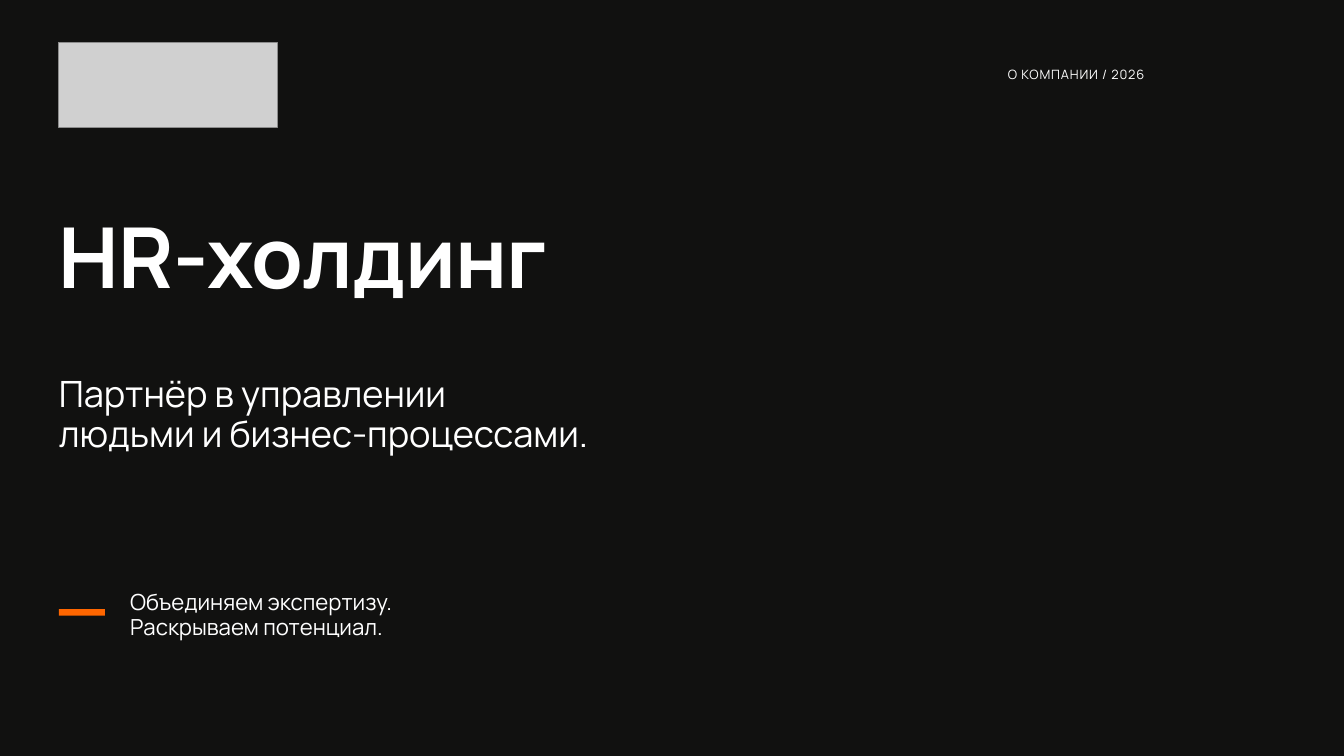
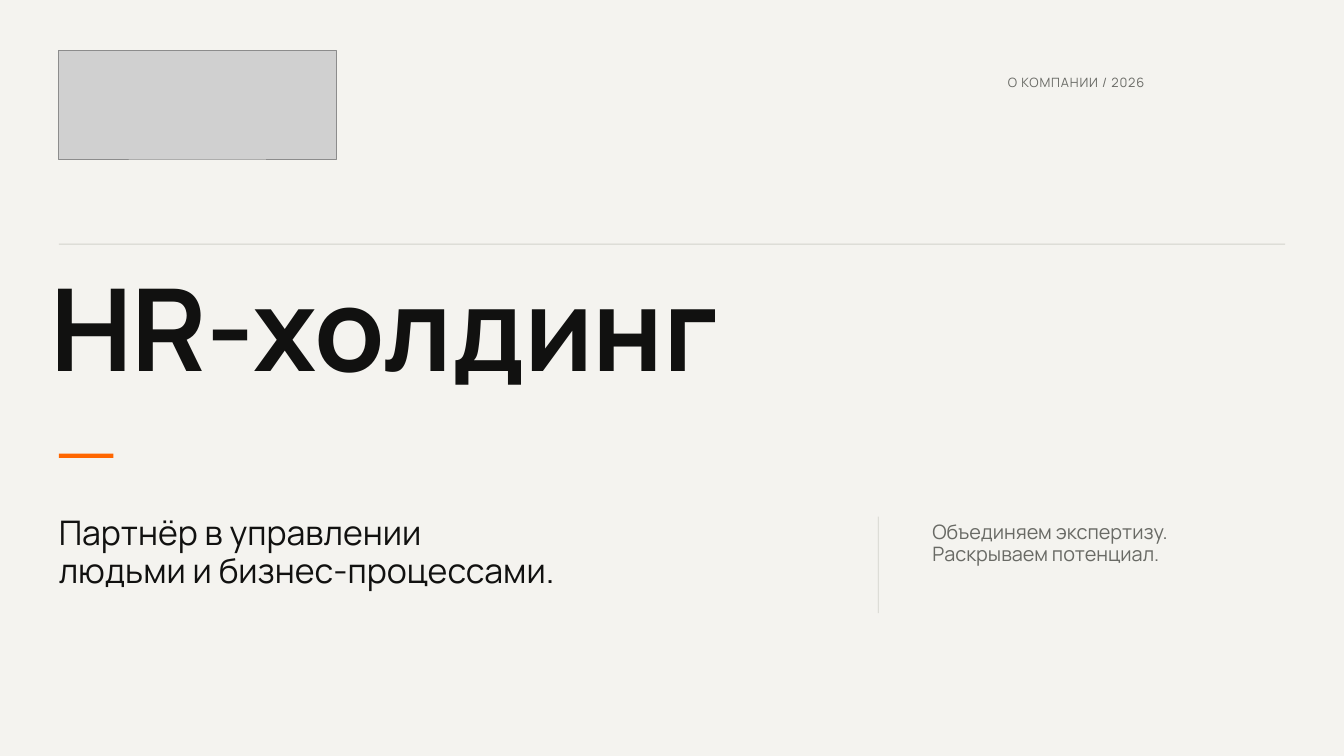
Before and after one commit to mpavchun-dotcom/tuna, a slide deck: slide 1 of refined-v4/Ventra_Refined_2026.pptx. Drawn at 1344x756 pixels with LibreOffice and Linux fonts; fonts in the diff are those of the drawing; grey boxes stand for pictures; background and template pictures are left out. Boxes give left, top, right and bottom in pixels: in the first picture for what was removed or moved away, otherwise in the second. Text is boxed around its words. In the diff, an @@ line names an element or a change of style, - is before the commit and + after.

```diff
--- a/refined-v4/Ventra_Refined_2026.pptx
+++ b/refined-v4/Ventra_Refined_2026.pptx
@@ background picture (left out) to #F4F3EF @@
@@ picture: place and size @@
-picture at bbox=[59, 42, 277, 128]
+picture at bbox=[59, 50, 336, 159]
@@ text "О КОМПАНИИ / 2026": place and size @@
-text "О КОМПАНИИ / 2026" at bbox=[1008, 69, 1144, 79]
+text "О КОМПАНИИ / 2026" at bbox=[1008, 77, 1144, 87]
@@ text "О КОМПАНИИ / 2026" at bbox=[1008, 77, 1144, 87]: text colour #FFFFFF to #696A65 @@
@@ rectangle added at bbox=[59, 244, 1285, 244], fill #D2D2CB @@
@@ text "HR-холдинг": place and size @@
-text "HR-холдинг" at bbox=[59, 227, 547, 298]
+text "HR-холдинг" at bbox=[50, 288, 718, 385]
@@ text "HR-холдинг" at bbox=[50, 288, 718, 385]: size 72 to 98 pt, text colour #FFFFFF to #111110; line spacing 71.3pt to 97pt @@
@@ rectangle: place and size @@
-rectangle at bbox=[59, 609, 105, 616]
+rectangle at bbox=[59, 454, 113, 458]
@@ text "Партнёр в управлении": place and size @@
-text "Партнёр в управлении" at bbox=[59, 380, 588, 456]
+text "Партнёр в управлении" at bbox=[59, 520, 555, 591]
@@ text "Партнёр в управлении" at bbox=[59, 520, 555, 591]: size 31 to 29 pt, text colour #FFFFFF to #111110; line spacing 34.7pt to 32.5pt @@
@@ rectangle added at bbox=[878, 517, 879, 613], fill #D2D2CB @@
@@ text "Объединяем экспертизу.": place and size @@
-text "Объединяем экспертизу." at bbox=[130, 593, 392, 641]
+text "Объединяем экспертизу." at bbox=[932, 524, 1168, 566]
@@ text "Объединяем экспертизу." at bbox=[932, 524, 1168, 566]: size 19 to 17 pt, text colour #FFFFFF to #696A65; line spacing 21.3pt to 19pt @@
```
Also in this commit, not shown: 8 other files.
